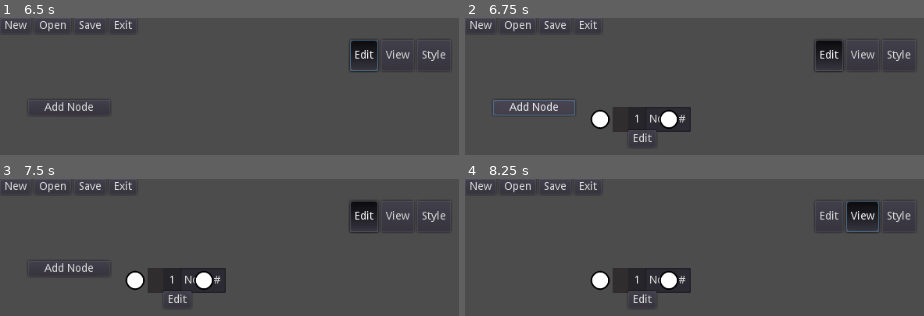
Above: before the commit, frames 1-4 (two rows, left to right).
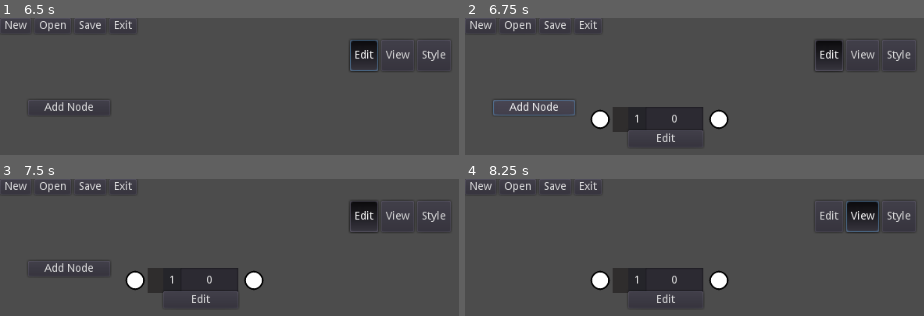
Above: after the commit, the same moments.

Repository: IMP1/flowsheet-old
Game: Godot game, scene res://scenes/Main.tscn
The game is run twice, just before and just after one commit, with the same random seed, the same clock (stepped at 60 frames per second) and the same inputs.
Inputs (mouse positions are in pixels of both pictures, inside the frame that each line leads up to):
- Up to frame 1 (6.5 s): click "Edit" at 0.5 s; click "New" at 1.25 s; click "New" at 2 s; click "Open" at 2.75 s; click "View" at 3.5 s; click "Style" at 4.25 s; click "Open" at 5 s; click "Edit" at 5.75 s
- Up to frame 2 (6.75 s): click "Add Node" at 6.5 s
- Up to frame 3 (7.5 s): click (156, 280) at 7.25 s
- Up to frame 4 (8.25 s): click "View" at 8 s

Frame 1 is identical in both runs. In frame 2, 1.8% of the frame differs, in the area x 36-58%, y 64-91%; in frame 3, 1.8%; in frame 4, 1.8%.

Commit message:
Values change and are propogated

Diff:
--- a/project/gui/FlowLink.gd
+++ b/project/gui/FlowLink.gd
@@ -14,6 +14,8 @@
 onready var line := $Edit/LineContainer/Line2D as Line2D
 onready var edit_button := $Edit/Edit as Button
 onready var edit_menu := $Edit/EditMenu as Control
+
+# TODO: Draw a different colour if there is no formula (or if an invalid formula)
 
 func _ready() -> void:
 	edit_menu.visible = false
--- a/project/gui/FlowLink.tscn
+++ b/project/gui/FlowLink.tscn
@@ -5,15 +5,18 @@
 [node name="FlowLink" type="Control"]
 anchor_right = 1.0
 anchor_bottom = 1.0
+mouse_filter = 2
 script = ExtResource( 1 )
 
 [node name="Edit" type="Control" parent="."]
 margin_right = 40.0
 margin_bottom = 40.0
+mouse_filter = 2
 
 [node name="LineContainer" type="Control" parent="Edit"]
 margin_right = 40.0
 margin_bottom = 40.0
+mouse_filter = 2
 
 [node name="Line2D" type="Line2D" parent="Edit/LineContainer"]
 
--- a/project/gui/FlowNode.gd
+++ b/project/gui/FlowNode.gd
@@ -3,13 +3,11 @@
 signal moved(new_position)
 signal deleted()
 signal type_changed(new_type)
-signal initial_value_changed(new_value)
+signal initial_value_changed()
 signal start_connection()
 signal end_connection()
 
 export(Resource) var node
-
-var current_value
 
 onready var _edit := $Edit as Control
 onready var _view := $View as Control
@@ -18,11 +16,10 @@
 func _ready():
 	_set_mode(0)
 	$Edit/ID.text = str(node.id)
-	$Edit/Name.text = str("Node #%d" % node.id)
+	$Edit/Value.text = str(node.value)
 	$Edit/ConnectOut.node = self
 	$Edit/ConnectOut.accept_incoming = false
 	$Edit/ConnectIn.node = self
-	current_value = node.value
 
 func connection_point_out() -> Vector2:
 	return rect_position + $Edit/ConnectOut.rect_position + $Edit/ConnectOut.rect_size / 2
@@ -61,7 +58,7 @@
 func _initial_value_changed(new_value) -> void:
 	node.initial_value = new_value
 	print("new value is " + str(new_value))
-	emit_signal("initial_value_changed", new_value)
+	emit_signal("initial_value_changed")
 
 func _start_connection() -> void:
 	emit_signal("start_connection")
@@ -82,5 +79,6 @@
 	node.accepts_input = val
 
 func set_value(value) -> void:
-	current_value = value
 	print("Setting value to %s" % str(value))
+	node.value = value
+	$Edit/Value.text = str(node.value)
--- a/project/gui/FlowNode.tscn
+++ b/project/gui/FlowNode.tscn
@@ -38,7 +38,7 @@
 [node name="FlowNode" type="Panel"]
 margin_right = 96.0
 margin_bottom = 32.0
-rect_min_size = Vector2( 32, 32 )
+rect_min_size = Vector2( 96, 32 )
 size_flags_horizontal = 3
 size_flags_vertical = 3
 script = ExtResource( 1 )
@@ -47,6 +47,8 @@
 anchor_right = 1.0
 anchor_bottom = 1.0
 mouse_filter = 1
+size_flags_horizontal = 3
+size_flags_vertical = 3
 script = ExtResource( 3 )
 
 [node name="ID" type="Label" parent="Edit"]
@@ -56,13 +58,12 @@
 align = 1
 valign = 1
 
-[node name="Name" type="LineEdit" parent="Edit"]
+[node name="Value" type="LineEdit" parent="Edit"]
 anchor_right = 1.0
 anchor_bottom = 1.0
 margin_left = 22.0
-text = "Node #1"
 align = 1
-placeholder_text = "Name"
+placeholder_text = "Value"
 
 [node name="DragHandle" type="Button" parent="Edit"]
 anchor_bottom = 1.0
@@ -149,4 +150,5 @@
 [connection signal="end_connection" from="Edit/ConnectIn" to="." method="_end_connection"]
 [connection signal="toggled" from="Edit/Edit" to="Edit" method="_toggle_edit_menu"]
 [connection signal="item_selected" from="Edit/EditMenu/ChangeType" to="Edit" method="_new_type_selected"]
+[connection signal="value_changed" from="Edit/EditMenu/InitalValue" to="Edit" method="_initial_value_set"]
 [connection signal="pressed" from="Edit/EditMenu/Delete" to="." method="_deleted"]
--- a/project/scenes/Main.tscn
+++ b/project/scenes/Main.tscn
@@ -94,12 +94,14 @@
 theme = ExtResource( 1 )
 
 [node name="Nodes" type="Control" parent="Project/Container/Flowsheet"]
-margin_right = 40.0
-margin_bottom = 40.0
+anchor_right = 1.0
+anchor_bottom = 1.0
+mouse_filter = 2
 
 [node name="Links" type="Control" parent="Project/Container/Flowsheet"]
-margin_right = 40.0
-margin_bottom = 40.0
+anchor_right = 1.0
+anchor_bottom = 1.0
+mouse_filter = 2
 
 [node name="PartialConnection" type="Line2D" parent="Project/Container/Flowsheet"]
 z_index = 10
--- a/project/scenes/Project.gd
+++ b/project/scenes/Project.gd
@@ -34,25 +34,33 @@
 			_propogate(node)
 		return
 	_calculate_value(changed_node)
-	for child in _graph.children(changed_node.node.id):
-		_propogate(child)
+	for child_id in _graph.children(changed_node.node.id):
+		var child_node = _nodes.get_node(str(child_id))
+		_propogate(child_node)
 
 func _calculate_value(node: Control) -> void:
 	print("recalculating value for node %d" % node.node.id)
 	var value = node.node.initial_value
-	print(value)
+	print("starting value is %s" % str(value))
 	for link in _links.get_children():
 		if link.target_node == node:
+			var code: String = link.link.formula
+			if code.empty():
+				continue
 			var context := FormulaContext.new()
 			var expr := Expression.new()
-			var code: String = link.link.formula
 			var parse_result := expr.parse(code, ["IN", "OUT"])
 			if parse_result != OK:
-				print("Couldn't parse '%s' - %s" % [code, expr.get_error_text()])
-			value = expr.execute([link.source_node.current_value, value], context)
+				# TODO: Communicate this error to the user
+				print("Couldn't parse formula '%s'.\n%s" % [code, expr.get_error_text()])
+				continue
+			var result = expr.execute([link.source_node.node.value, value], context)
 			if expr.has_execute_failed():
-				print("ERROR :(")
-			print(value)
+				# TODO: Communicate this error to the user
+				print("Couldn't execute formula.\n%s" % expr.get_error_text())
+				continue
+			value = result
+			print("value is now %s" % str(value))
 	node.set_value(value)
 
 func add_node(pos: Vector2) -> void:
